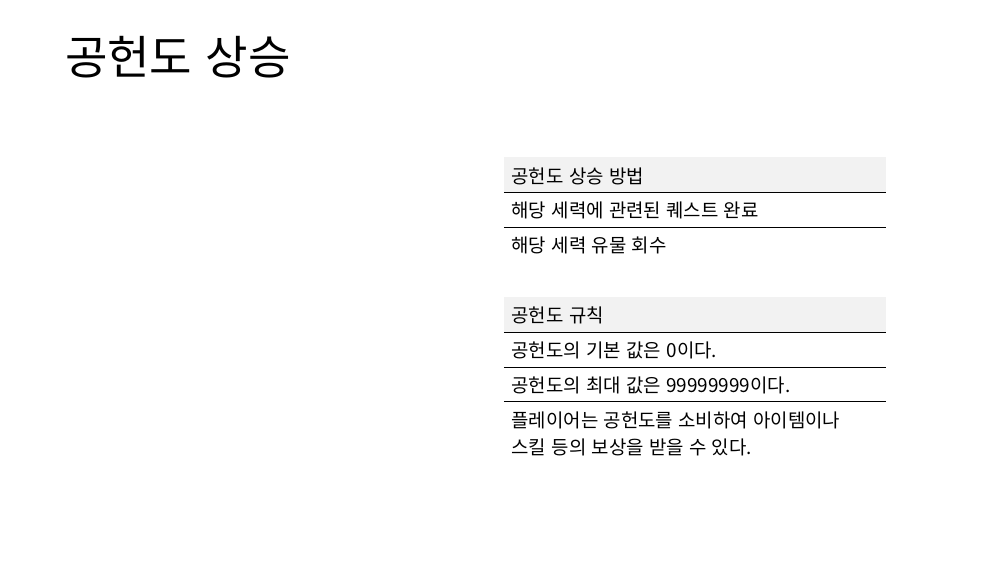
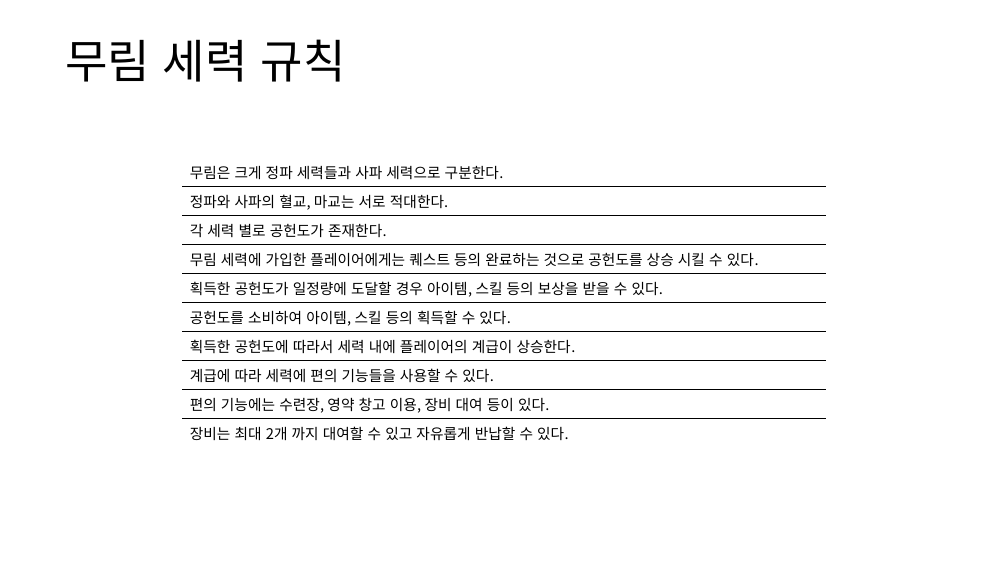
Before and after one commit to yjk0401/unityenginebasic_9th, a slide deck: slide 11 of 기획/방랑엽사전/세력 시스템 기획서.pptx (slide 9 before the commit). Drawn at 1008x567 pixels with LibreOffice and Linux fonts; fonts in the diff are those of the drawing. Boxes give left, top, right and bottom in pixels: in the first picture for what was removed or moved away, otherwise in the second. Text is boxed around its words. In the diff, an @@ line names an element or a change of style, - is before the commit and + after.

```diff
--- a/기획/방랑엽사전/세력 시스템 기획서.pptx
+++ b/기획/방랑엽사전/세력 시스템 기획서.pptx
@@ text at (x1=65, y1=39, x2=346, y2=82): text changed @@
-공헌도 상승
+무림 세력 규칙
@@ table added at (x1=182, y1=157, x2=826, y2=444), 10 rows, 1 columns @@
+무림은 크게 정파 세력들과 사파 세력으로 구분한다.
+정파와 사파의 혈교, 마교는 서로 적대한다.
+각 세력 별로 공헌도가 존재한다.
+무림 세력에 가입한 플레이어에게는 퀘스트 등의 완료하는 것으로 공헌도를 상승 시킬 수 있다.
+획득한 공헌도가 일정량에 도달할 경우 아이템, 스킬 등의 보상을 받을 수 있다.
+공헌도를 소비하여 아이템, 스킬 등의 획득할 수 있다.
+획득한 공헌도에 따라서 세력 내에 플레이어의 계급이 상승한다.
+계급에 따라 세력에 편의 기능들을 사용할 수 있다.
+편의 기능에는 수련장, 영약 창고 이용, 장비 대여 등이 있다.
+장비는 최대 2개 까지 대여할 수 있고 자유롭게 반납할 수 있다.
@@ table removed at (x1=504, y1=157, x2=886, y2=460), 8 rows, 1 columns @@
-공헌도 상승 방법
-해당 세력에 관련된 퀘스트 완료
-해당 세력 유물 회수
-
-공헌도 규칙
-공헌도의 기본 값은 0이다.
-공헌도의 최대 값은 99999999이다.
-플레이어는 공헌도를 소비하여 아이템이나 / 스킬 등의 보상을 받을 수 있다.
```
Also in this commit, not shown: 2 other slides changed, 1 slide added, 2 slides removed.
